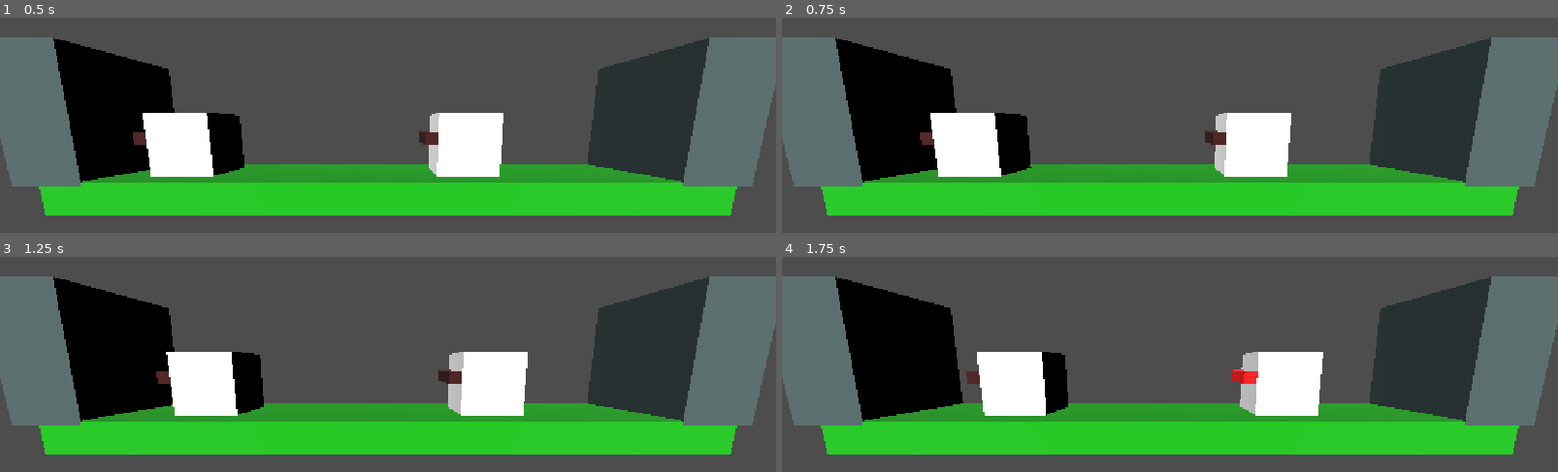
Above: before the commit, frames 1-4 (two rows, left to right).
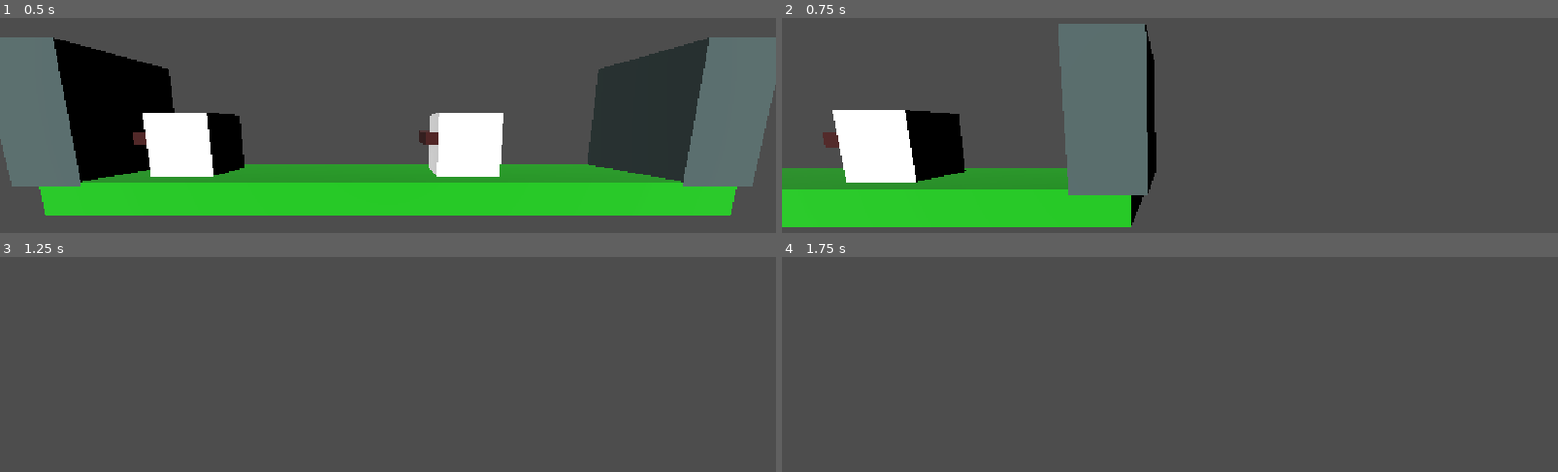
Above: after the commit, the same moments.

Repository: paolomorettin/ai-strikes
Game: Godot game, scene res://src/game.tscn
The game is run twice, just before and just after one commit, with the same random seed, the same clock (stepped at 60 frames per second) and the same inputs.
Inputs (mouse positions are in pixels of both pictures, inside the frame that each line leads up to):
- Up to frame 1 (0.5 s): no input
- Up to frame 2 (0.75 s): move the mouse to (1340, 157) at 0.52 s; hold D (right, bound only after the commit) from 0.53 s (still down); hold Mouse wheel up (zoom_in, bound only after the commit) from 0.53 s (still down)
- Up to frame 3 (1.25 s): keep holding D (right, bound only after the commit); keep holding Mouse wheel up (zoom_in, bound only after the commit); tap Mouse wheel down (zoom_out, bound only after the commit) at 0.8 s
- Up to frame 4 (1.75 s): move the mouse to (1014, 439) at 1.27 s; release D (right, bound only after the commit) at 1.28 s; release Mouse wheel up (zoom_in, bound only after the commit) at 1.28 s; hold S (down, bound only after the commit) from 1.28 s (still down); tap Mouse wheel down (zoom_out, bound only after the commit) at 1.35 s; tap Mouse wheel up (zoom_in, bound only after the commit) at 1.55 s

Frame 1 is identical in both runs. In frame 2, 56% of the frame differs, in the area x 0-100%, y 2-98%; in frame 3, 51%; in frame 4, 52%.

Commit message:
moving camera

Diff:
--- a/project.godot
+++ b/project.godot
@@ -26,6 +26,58 @@
 "res://src/": "red"
 }
 
+[input]
+
+up={
+"deadzone": 0.2,
+"events": [Object(InputEventKey,"resource_local_to_scene":false,"resource_name":"","device":-1,"window_id":0,"alt_pressed":false,"shift_pressed":false,"ctrl_pressed":false,"meta_pressed":false,"pressed":false,"keycode":0,"physical_keycode":87,"key_label":0,"unicode":119,"location":0,"echo":false,"script":null)
+, Object(InputEventKey,"resource_local_to_scene":false,"resource_name":"","device":-1,"window_id":0,"alt_pressed":false,"shift_pressed":false,"ctrl_pressed":false,"meta_pressed":false,"pressed":false,"keycode":0,"physical_keycode":4194320,"key_label":0,"unicode":0,"location":0,"echo":false,"script":null)
+]
+}
+down={
+"deadzone": 0.2,
+"events": [Object(InputEventKey,"resource_local_to_scene":false,"resource_name":"","device":-1,"window_id":0,"alt_pressed":false,"shift_pressed":false,"ctrl_pressed":false,"meta_pressed":false,"pressed":false,"keycode":0,"physical_keycode":83,"key_label":0,"unicode":115,"location":0,"echo":false,"script":null)
+, Object(InputEventKey,"resource_local_to_scene":false,"resource_name":"","device":-1,"window_id":0,"alt_pressed":false,"shift_pressed":false,"ctrl_pressed":false,"meta_pressed":false,"pressed":false,"keycode":0,"physical_keycode":4194322,"key_label":0,"unicode":0,"location":0,"echo":false,"script":null)
+]
+}
+left={
+"deadzone": 0.2,
+"events": [Object(InputEventKey,"resource_local_to_scene":false,"resource_name":"","device":-1,"window_id":0,"alt_pressed":false,"shift_pressed":false,"ctrl_pressed":false,"meta_pressed":false,"pressed":false,"keycode":0,"physical_keycode":65,"key_label":0,"unicode":97,"location":0,"echo":false,"script":null)
+, Object(InputEventKey,"resource_local_to_scene":false,"resource_name":"","device":-1,"window_id":0,"alt_pressed":false,"shift_pressed":false,"ctrl_pressed":false,"meta_pressed":false,"pressed":false,"keycode":0,"physical_keycode":4194319,"key_label":0,"unicode":0,"location":0,"echo":false,"script":null)
+]
+}
+right={
+"deadzone": 0.2,
+"events": [Object(InputEventKey,"resource_local_to_scene":false,"resource_name":"","device":-1,"window_id":0,"alt_pressed":false,"shift_pressed":false,"ctrl_pressed":false,"meta_pressed":false,"pressed":false,"keycode":0,"physical_keycode":68,"key_label":0,"unicode":100,"location":0,"echo":false,"script":null)
+, Object(InputEventKey,"resource_local_to_scene":false,"resource_name":"","device":-1,"window_id":0,"alt_pressed":false,"shift_pressed":false,"ctrl_pressed":false,"meta_pressed":false,"pressed":false,"keycode":0,"physical_keycode":4194321,"key_label":0,"unicode":0,"location":0,"echo":false,"script":null)
+]
+}
+zoom_in={
+"deadzone": 0.2,
+"events": [Object(InputEventMouseButton,"resource_local_to_scene":false,"resource_name":"","device":-1,"window_id":0,"alt_pressed":false,"shift_pressed":false,"ctrl_pressed":false,"meta_pressed":false,"button_mask":0,"position":Vector2(0, 0),"global_position":Vector2(0, 0),"factor":1.0,"button_index":4,"canceled":false,"pressed":false,"double_click":false,"script":null)
+]
+}
+zoom_out={
+"deadzone": 0.2,
+"events": [Object(InputEventMouseButton,"resource_local_to_scene":false,"resource_name":"","device":-1,"window_id":0,"alt_pressed":false,"shift_pressed":false,"ctrl_pressed":false,"meta_pressed":false,"button_mask":0,"position":Vector2(0, 0),"global_position":Vector2(0, 0),"factor":1.0,"button_index":5,"canceled":false,"pressed":false,"double_click":false,"script":null)
+]
+}
+primary={
+"deadzone": 0.2,
+"events": [Object(InputEventMouseButton,"resource_local_to_scene":false,"resource_name":"","device":-1,"window_id":0,"alt_pressed":false,"shift_pressed":false,"ctrl_pressed":false,"meta_pressed":false,"button_mask":0,"position":Vector2(0, 0),"global_position":Vector2(0, 0),"factor":1.0,"button_index":1,"canceled":false,"pressed":false,"double_click":false,"script":null)
+]
+}
+secondary={
+"deadzone": 0.2,
+"events": [Object(InputEventMouseButton,"resource_local_to_scene":false,"resource_name":"","device":-1,"window_id":0,"alt_pressed":false,"shift_pressed":false,"ctrl_pressed":false,"meta_pressed":false,"button_mask":0,"position":Vector2(0, 0),"global_position":Vector2(0, 0),"factor":1.0,"button_index":2,"canceled":false,"pressed":false,"double_click":false,"script":null)
+]
+}
+menu={
+"deadzone": 0.2,
+"events": [Object(InputEventKey,"resource_local_to_scene":false,"resource_name":"","device":-1,"window_id":0,"alt_pressed":false,"shift_pressed":false,"ctrl_pressed":false,"meta_pressed":false,"pressed":false,"keycode":0,"physical_keycode":4194305,"key_label":0,"unicode":0,"location":0,"echo":false,"script":null)
+]
+}
+
 [physics]
 
 3d/physics_engine="Jolt Physics"
--- a/src/camera.gd
+++ b/src/camera.gd
@@ -1,2 +1,36 @@
 class_name Camera
 extends Camera3D
+
+const EPSILON = 0.01
+
+var target_position: Vector3
+
+var zoom_increment: float = 0.5
+
+
+func _input(event: InputEvent) -> void:
+	if event.is_action_pressed("zoom_in"):
+		target_position.z -= zoom_increment
+	elif event.is_action_pressed("zoom_out"):
+		target_position.z += zoom_increment
+
+
+func _physics_process(delta: float) -> void:
+
+	if Input.is_action_pressed("left"):
+		target_position.x -= zoom_increment
+	if Input.is_action_pressed("right"):
+		target_position.x += zoom_increment
+	if Input.is_action_pressed("down"):
+		target_position.y -= zoom_increment
+	if Input.is_action_pressed("up"):
+		target_position.y += zoom_increment
+
+	var direction: Vector3 = (target_position - global_position)
+	if direction.length() > EPSILON:
+		global_position += direction * 0.5
+	else:
+		global_position = target_position
+
+func _ready() -> void:
+	target_position = global_position
--- a/src/people/wheelchair.tscn
+++ b/src/people/wheelchair.tscn
@@ -3,7 +3,8 @@
 [ext_resource type="Script" uid="uid://cefcumjs5pne" path="res://src/people/wheelchair.gd" id="1_4fiib"]
 [ext_resource type="Script" uid="uid://ccs8vr3x1miq0" path="res://src/traffic_light.gd" id="2_s3t5s"]
 
-[sub_resource type="BoxShape3D" id="BoxShape3D_2ijik"]
+[sub_resource type="SphereShape3D" id="SphereShape3D_s3t5s"]
+resource_local_to_scene = true
 
 [sub_resource type="StandardMaterial3D" id="StandardMaterial3D_wxasx"]
 
@@ -27,7 +28,7 @@
 
 [node name="CollisionShape3D" type="CollisionShape3D" parent="." unique_id=1746594853]
 transform = Transform3D(1, 0, 0, 0, 1, 0, 0, 0, 1, 0, 0.5, 0)
-shape = SubResource("BoxShape3D_2ijik")
+shape = SubResource("SphereShape3D_s3t5s")
 
 [node name="MeshInstance3D" type="MeshInstance3D" parent="CollisionShape3D" unique_id=508410517]
 mesh = SubResource("BoxMesh_2ijik")
